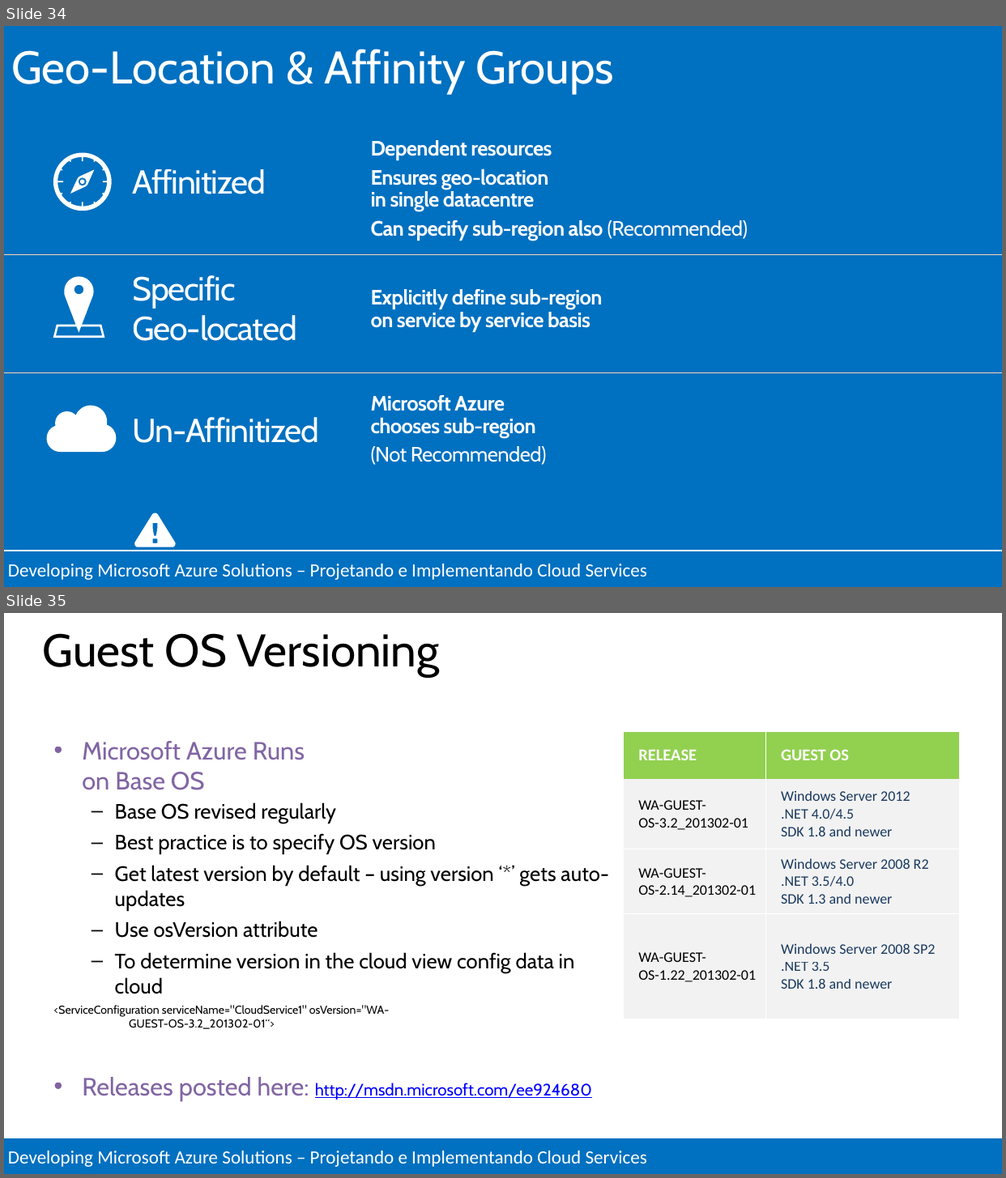
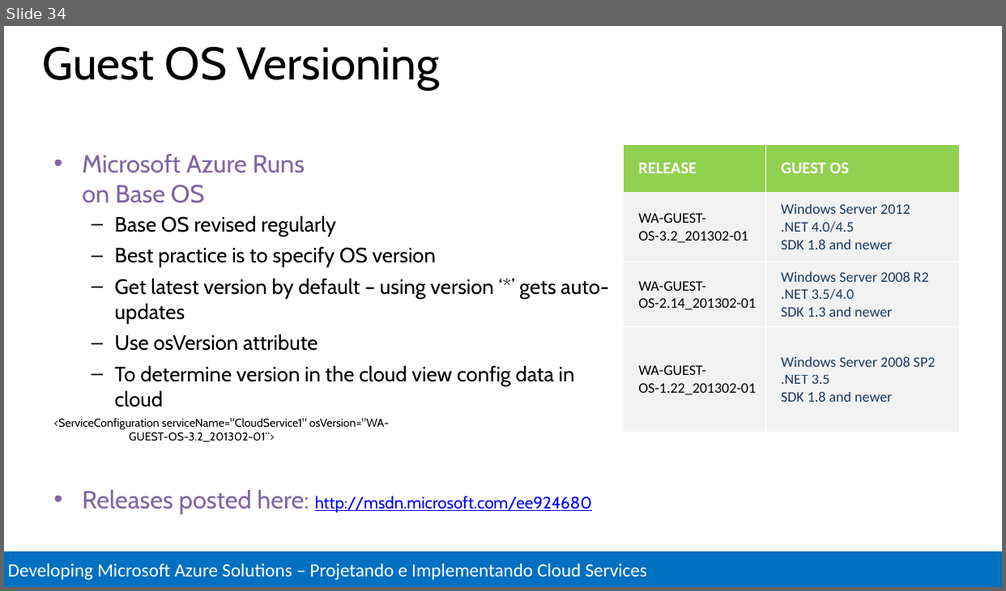
Before and after one commit to Evilazaro/MCSDAzureTraining, a slide deck: Design and Implement Cloud Services/Design and Implement Cloud Services.pptx. Shown one above the other, each under a label of ours: slides 34 and 35 before the commit, slide 34 after it. The pictures are 1006x1178 and 1006x591 pixels, drawn with LibreOffice and Linux fonts; fonts in the diff are those of the drawing. Boxes give left, top, right and bottom in pixels: in the first picture for what was removed or moved away, otherwise in the second. Text is boxed around its words. In the diff, an @@ line names an element or a change of style, - is before the commit and + after.

```diff
--- a/Design and Implement Cloud Services/Design and Implement Cloud Services.pptx
+++ b/Design and Implement Cloud Services/Design and Implement Cloud Services.pptx
@@ slide 34 removed at (4,26,1002,587), background #0070C0; not listed: 1 template element that a slide beside it also shows @@
@@ title removed at (11,49,614,94) @@
-Geo-Location & Affinity Groups
@@ text removed at (371,140,748,241) @@
-  Dependent resources
-  Ensures geo-location
-  in single datacentre
-  Can specify sub-region also (Recommended)
@@ freeform shape removed at (53,152,112,211) @@
@@ text removed at (133,169,266,194) @@
-Affinitized
@@ line removed from (4, 255) to (1002, 255) @@
@@ freeform shape removed at (64,277,93,333) @@
@@ text removed at (133,275,297,341) @@
-Specific
-Geo-located
@@ text removed at (371,289,603,332) @@
-  Explicitly define sub-region
-  on service by service basis
@@ trapezoid removed at (55,326,104,337) @@
@@ line removed from (4, 373) to (1002, 373) @@
@@ freeform shape removed at (47,406,117,452) @@
@@ text removed at (371,395,547,465) @@
-  Microsoft Azure
-  chooses sub-region
-  (Not Recommended)
@@ text removed at (133,417,320,443) @@
-Un-Affinitized
@@ text removed at (170,497,837,569) @@
-Affinity and Geo-Location Settings are Immutable
@@ freeform shape removed at (134,514,177,548) @@
@@ what was slide 35 is now slide 34 @@
```
Also in this commit, not shown: 1 slide changed, 3 other files.
